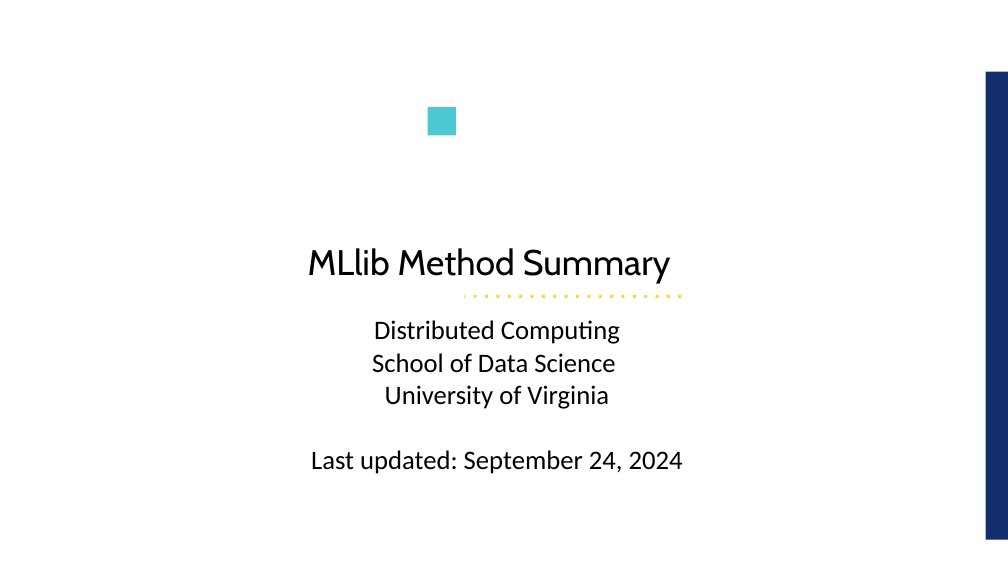
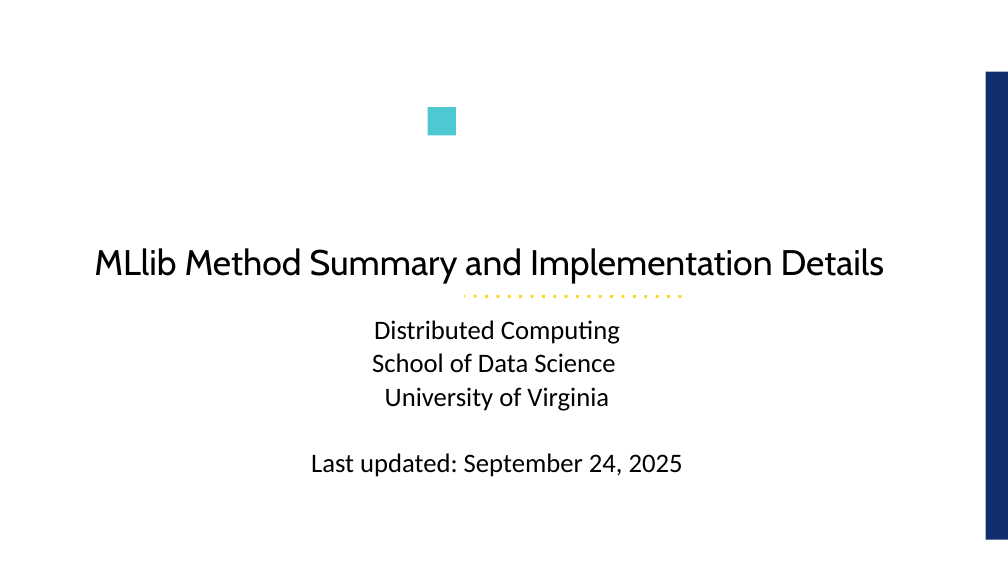
Before and after one commit to UVADS/distributed_computing, a slide deck: slide 1 of 04_mllib_intro_and_supervised_learning/mllib_method_summary.ppt. Drawn at 1008x567 pixels with LibreOffice and Linux fonts; fonts in the diff are those of the drawing; background and template pictures are left out. Boxes give left, top, right and bottom in pixels: in the first picture for what was removed or moved away, otherwise in the second. Text is boxed around its words. In the diff, an @@ line names an element or a change of style, - is before the commit and + after.

Commit message:
updates to MLlib notebooks and more MLlib implementation slides

```diff
--- a/04_mllib_intro_and_supervised_learning/mllib_method_summary.ppt
+++ b/04_mllib_intro_and_supervised_learning/mllib_method_summary.ppt
@@ title at [94, 248, 884, 283]: text changed @@
-MLlib Method Summary
+MLlib Method Summary and Implementation Details
@@ text at [311, 453, 683, 477]: text changed @@
-Last updated: September 24, 2024
+Last updated: September 24, 2025
```
Also in this commit, not shown: 3 slides added, 1 slide removed, 2 other files.
